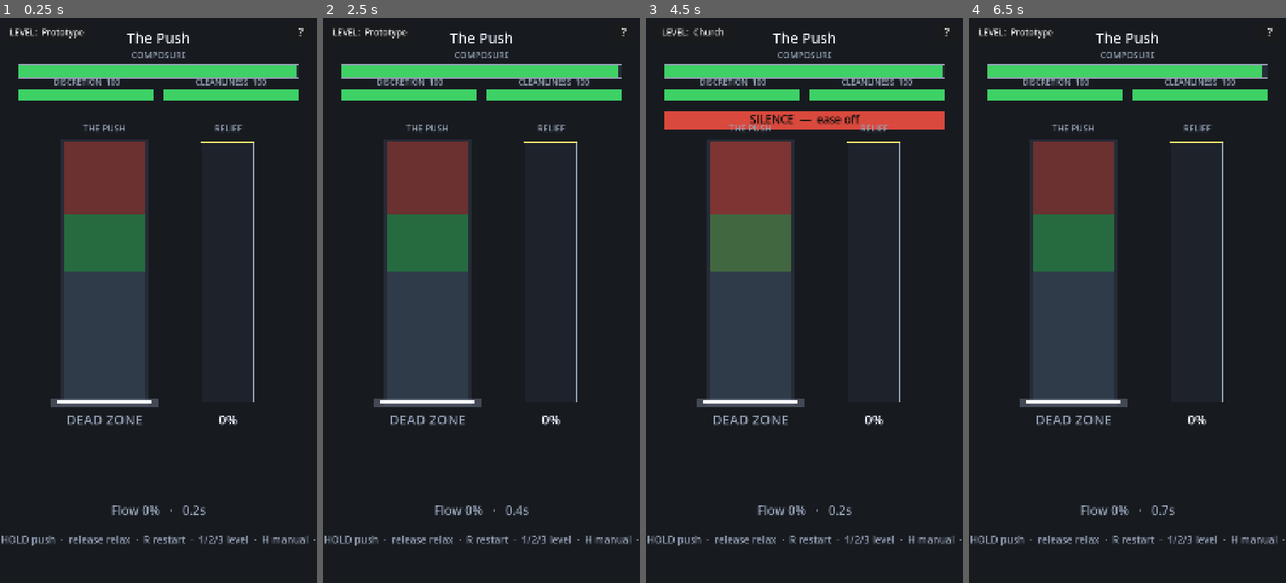
Above: before the commit, frames 1-4 (left to right).
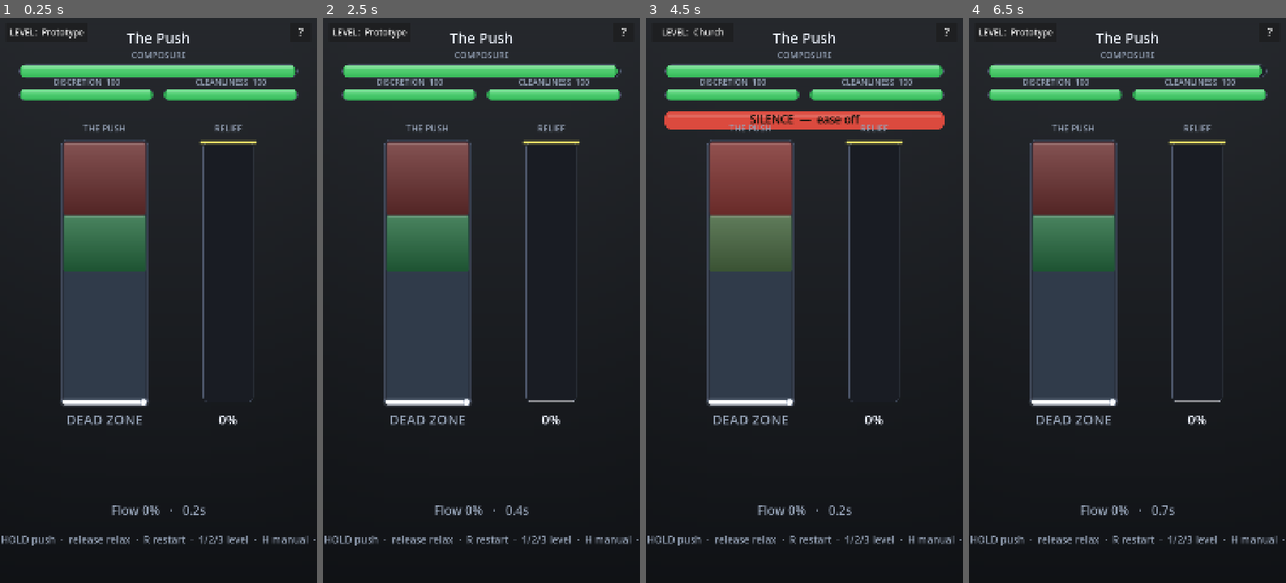
Above: after the commit, the same moments.

Repository: CodeMasterMike/poo-sim
Game: Godot game, scene res://scenes/sit/push_prototype.tscn
Same seed, same stepped clock (60 frames per second), same inputs: the game is played once before the commit and once after it.
Inputs:
- Up to frame 1 (0.25 s): no input
- Up to frame 2 (2.5 s): click "?" at 0.5 s; click "LEVEL: Prototype" at 1.25 s; click "Prototype • now playing" at 2 s
- Up to frame 3 (4.5 s): click "?" at 2.75 s; click "LEVEL: Prototype" at 3.5 s; click "Church" at 4.25 s
- Up to frame 4 (6.5 s): click "LEVEL: Church" at 5 s; click "Prototype" at 5.75 s

The runs differ from the first frame. In frame 1, 4.7% of the frame differs, in the area x 5-95%, y 8-69%; in frame 2, 4.7%; in frame 3, 4.7%; in frame 4, 4.7%.

Commit message:
Paint the HUD as vector art
Replaces the grey-box _draw() rendering with intentional vector art, now
that every colour comes from the locked Palette. Geometry and behaviour
are untouched — this is purely a painting change.

- Backdrop: a vertical wash, a stacked-frame vignette, and a floor line,
  in place of the flat void.
- Meters: one _track() helper drives Composure and both pills — inset,
  rounded, with a lit fill and a gloss sliver. _meter_color() unchanged,
  so the red/amber/green state language is intact.
- Gauge: rounded housing and recessed track, bands that read as raised
  surfaces, a four-pass flow glow, and a chunky white needle with a
  capped tip that stays inside the housing.
- Relief: a glass tube with a gradient column, surface gloss, and a gold
  goal capsule.
- Quiet-status bar and prompt band rounded to match; leaving them flat
  next to everything else looked broken.

Three new primitives carry the look, since _draw() has no rounded shapes,
gradients or blur of its own: _rrect() (a fresh StyleBoxFlat per call —
draw commands can resolve one late), _vgrad() (per-vertex polygon
colours; sharp corners, so it is always inset inside a rounded housing),
and _lit_band().

Verified against the running game via the Godot MCP across the dead,
flow and red zones, near-empty meters, a 0.6% relief tube, the Church
cover bar, and the win overlay.

Co-Authored-By: Claude Opus 5 <noreply@anthropic.com>

Diff:
--- a/scripts/systems/push_prototype.gd
+++ b/scripts/systems/push_prototype.gd
@@ -335,8 +335,7 @@
 	var font := ThemeDB.fallback_font
 	draw_set_transform(_shake, 0.0, Vector2.ONE)
 
-	# Background (oversized so shake never reveals an edge).
-	draw_rect(Rect2(-40, -40, w + 80, h + 80), BG)
+	_draw_backdrop(w, h)
 
 	# The venue name lives in the LEVEL button (top-left); keep the title clean.
 	_text(font, "The Push", 0, int(h * 0.045), w, int(h * 0.026), TEXT)
@@ -377,6 +376,31 @@
 	_draw_overlay(font, w, h)
 
 
+## The room behind the HUD: a vertical wash, a faked vignette, and a floor line.
+## Oversized on every side so the splash/jolt shake can never reveal an edge.
+func _draw_backdrop(w: float, h: float) -> void:
+	var full := Rect2(-40, -40, w + 80, h + 80)
+	_vgrad(full, BG.lightened(0.07), BG.darkened(0.30))
+
+	# Vignette. Draw calls have no blur, so stack thin translucent frames that
+	# fade as they march inward. Keep the per-step alpha low and the steps many,
+	# or the falloff shows its seams.
+	var steps := 16
+	var bw := h * 0.016
+	for i in steps:
+		var inset := float(i) * bw + bw * 0.5
+		var frame := Rect2(full.position.x + inset, full.position.y + inset,
+				full.size.x - inset * 2.0, full.size.y - inset * 2.0)
+		var fade := 1.0 - float(i) / float(steps - 1)
+		draw_rect(frame, Color(0.0, 0.0, 0.0, 0.045 * fade * fade), false, bw)
+
+	# Just enough floor to stop the HUD floating in a void. Two passes, the
+	# bright one held off the screen edges so it reads as a floor, not a seam.
+	var fy := h * 0.80
+	draw_line(Vector2(0.0, fy), Vector2(w, fy), Color(0.16, 0.19, 0.25, 0.30), 2.0)
+	draw_line(Vector2(w * 0.14, fy), Vector2(w * 0.86, fy), Color(0.20, 0.24, 0.31, 0.55), 2.0)
+
+
 func _draw_meters_top(font: Font, w: float, h: float) -> void:
 	var mx := w * 0.06
 	var mw := w * 0.88
@@ -385,9 +409,7 @@
 	_text(font, "COMPOSURE", mx, int(h * 0.072), mw, int(h * 0.016), TEXT_DIM)
 	var cy := h * 0.082
 	var ch := h * 0.024
-	draw_rect(Rect2(mx, cy, mw, ch), PANEL)
-	draw_rect(Rect2(mx, cy, mw * (_state.composure / 100.0), ch), _meter_color(_state.composure))
-	draw_rect(Rect2(mx, cy, mw, ch), TEXT_DIM, false, 2.0)
+	_track(Rect2(mx, cy, mw, ch), _state.composure / 100.0, _meter_color(_state.composure))
 
 	# Discretion + Cleanliness pills, side by side.
 	var py := h * 0.125
@@ -399,9 +421,27 @@
 
 func _pill(font: Font, label: String, value: float, x: float, y: float, pw: float, ph: float, fs: int) -> void:
 	_text(font, "%s  %d" % [label, int(round(value))], x, int(y - h_gap()), pw, fs, TEXT_DIM)
-	draw_rect(Rect2(x, y, pw, ph), PANEL)
-	draw_rect(Rect2(x, y, pw * (value / 100.0), ph), _meter_color(value))
-	draw_rect(Rect2(x, y, pw, ph), TEXT_DIM, false, 2.0)
+	_track(Rect2(x, y, pw, ph), value / 100.0, _meter_color(value))
+
+
+## An inset, rounded meter track with a lit fill and a gloss sliver — the shared
+## look for Composure and the two pills. `col` still comes from _meter_color(),
+## so the red→amber→green state language is untouched.
+func _track(rect: Rect2, frac: float, col: Color) -> void:
+	_rrect(rect, PANEL.darkened(0.22), int(rect.size.y * 0.5), Palette.BORDER, 2)
+	var pad := 2.5
+	var fw := (rect.size.x - pad * 2.0) * clampf(frac, 0.0, 1.0)
+	if fw <= 1.0:
+		return
+	var fill := Rect2(rect.position.x + pad, rect.position.y + pad, fw, rect.size.y - pad * 2.0)
+	var r := int(fill.size.y * 0.5)
+	_rrect(fill, col.darkened(0.18), r)
+	# Inset the gradient: _vgrad has sharp corners, so it has to stay clear of
+	# the rounded fill's edges.
+	var lit := fill.grow_individual(-r * 0.5, -1.5, -r * 0.5, -1.5)
+	_vgrad(lit, col.lightened(0.18), col.darkened(0.10))
+	_rrect(Rect2(fill.position.x + r * 0.5, fill.position.y + 1.5,
+			maxf(0.0, fill.size.x - r), fill.size.y * 0.30), Color(1.0, 1.0, 1.0, 0.20), 3)
 
 
 func h_gap() -> float:
@@ -478,7 +518,8 @@
 	var bh := h * 0.032
 	var bar := col
 	bar.a = 0.92
-	draw_rect(Rect2(w * 0.06, by, w * 0.88, bh), bar)
+	_rrect(Rect2(w * 0.06, by, w * 0.88, bh), bar, int(bh * 0.34))
+	_rrect(Rect2(w * 0.07, by + bh * 0.14, w * 0.86, bh * 0.22), Color(1.0, 1.0, 1.0, 0.16), 3)
 	_text(font, label, 0, int(by + bh * 0.70), w, int(h * 0.020), Color(0.08, 0.07, 0.05))
 
 
@@ -490,33 +531,57 @@
 	var gbot := gy + gh
 	var zone := PushSim.zone_of(_state)
 
-	draw_rect(Rect2(gx - 8, gy - 8, gw + 16, gh + 16), PANEL)
-	# Whole track defaults to dead; bands and red paint over it.
-	_band(gx, gw, gbot, gh, 0.0, 1.0, DEAD)
+	# Housing, then the recessed track. The track's own colour IS the dead zone;
+	# the flow and red bands float on top of it.
+	_rrect(Rect2(gx - 8, gy - 8, gw + 16, gh + 16), PANEL, 16, Palette.BORDER, 2)
+	_rrect(Rect2(gx, gy, gw, gh), DEAD, 10)
 
 	var highest := 0.0
 	for band in _state.flow_bands:
 		highest = maxf(highest, band.y)
 		var inside: bool = _state.needle >= band.x and _state.needle <= band.y
-		_band(gx, gw, gbot, gh, band.x, band.y, FLOW if (zone == PushSim.ZONE_FLOW and inside) else FLOW_DIM)
-	_band(gx, gw, gbot, gh, highest, 1.0, RED if zone == PushSim.ZONE_RED else RED_DIM)
+		_lit_band(gx, gw, gbot, gh, band.x, band.y,
+				FLOW if (zone == PushSim.ZONE_FLOW and inside) else FLOW_DIM)
+	_lit_band(gx, gw, gbot, gh, highest, 1.0, RED if zone == PushSim.ZONE_RED else RED_DIM)
 
 	# In-flow glow — a soft reward for good placement.
 	if zone == PushSim.ZONE_FLOW:
 		var pulse := 0.5 + 0.5 * sin(_t * 6.0)
 		for band in _state.flow_bands:
 			if _state.needle >= band.x and _state.needle <= band.y:
-				var glow := FLOW
-				glow.a = 0.25 + 0.20 * pulse
-				_band(gx - 10, gw + 20, gbot, gh, band.x, band.y, glow)
-
-	# Needle.
+				# Two haloes: draw calls have no blur, so a wide-faint plus a
+				# tight-brighter pass fakes the falloff.
+				var outer := FLOW
+				outer.a = (0.10 + 0.09 * pulse)
+				_band(gx - 6, gw + 12, gbot, gh, band.x - 0.014, band.y + 0.014, outer, 14)
+				var inner := FLOW
+				inner.a = (0.14 + 0.12 * pulse)
+				_band(gx - 3, gw + 6, gbot, gh, band.x - 0.006, band.y + 0.006, inner, 11)
+
+	# Needle — the one pure-white mark on the screen, haloed in its zone colour.
 	var ny := gbot - _state.needle * gh
 	var zcol: Color = [TEXT_DIM, FLOW, RED][zone]
-	var glow_col := zcol
-	glow_col.a = 0.35
-	draw_rect(Rect2(gx - gw * 0.16, ny - 14, gw * 1.32, 28), glow_col)
-	draw_rect(Rect2(gx - gw * 0.08, ny - 6, gw * 1.16, 12), NEEDLE)
+	# Four fading passes rather than two: with hard-edged rects, too few steps
+	# read as stacked lozenges instead of a glow. The whole needle stays inside
+	# the housing — a halo spilling onto the backdrop reads as a smear. The dead
+	# zone's grey halo is pulled right down; it's the state with nothing to say.
+	var halo_peak := 0.12 if zone == PushSim.ZONE_DEAD else 0.26
+	for i in 4:
+		var f := float(i) / 3.0
+		var halo := zcol
+		halo.a = halo_peak * (1.0 - f * 0.70)
+		var hh := 32.0 - f * 15.0
+		var spread := 12.0 - f * 9.0
+		_rrect(Rect2(gx - spread, ny - hh * 0.5, gw + spread * 2.0, hh), halo, int(hh * 0.5))
+
+	var body := Rect2(gx - 4.0, ny - 8.0, gw + 8.0, 16.0)
+	_rrect(body, NEEDLE, 8)
+	# Highlight line along the top of the body, and a capped tip.
+	_rrect(Rect2(body.position.x + 6.0, body.position.y + 2.5, body.size.x - 12.0, 4.0),
+			Color(1.0, 1.0, 1.0, 0.9), 2)
+	var tip := Vector2(gx + gw - 8.0, ny)
+	draw_circle(tip, 11.0, NEEDLE)
+	draw_arc(tip, 11.0, 0.0, TAU, 28, zcol, 2.5, true)
 
 	# Quiet room, currently exposed: everything above the silence cap is audible —
 	# mark that region so the player sees exactly how low they must ride it out.
@@ -524,12 +589,12 @@
 		var y_cap := gbot - _level.silence_push_cap * gh
 		var warn := RED
 		warn.a = 0.14
-		draw_rect(Rect2(gx, gy, gw, y_cap - gy), warn)
+		_rrect(Rect2(gx, gy, gw, y_cap - gy), warn, 10)
 		draw_line(Vector2(gx, y_cap), Vector2(gx + gw, y_cap), RED, 2.0)
 
 	# During a Knock freeze, frost the gauge and flip the demand to RELEASE (UI spec).
 	if Hazards.relief_stalled(_state):
-		draw_rect(Rect2(gx - 8, gy - 8, gw + 16, gh + 16), Color(0.55, 0.78, 0.98, 0.16))
+		_rrect(Rect2(gx - 8, gy - 8, gw + 16, gh + 16), Color(0.55, 0.78, 0.98, 0.16), 16)
 
 	_text(font, "THE PUSH", gx - 8, int(gy - h * 0.018), gw + 16, int(h * 0.016), TEXT_DIM)
 	var zname: String = ["DEAD ZONE", "FLOW", "RED ZONE"][zone]
@@ -547,14 +612,31 @@
 	var rx := w * 0.64
 	var rw := w * 0.16
 
-	draw_rect(Rect2(rx, gy, rw, gh), PANEL.darkened(0.2))
+	# The tube reads as glass: a dark recess, then the column of relief inside it.
+	_rrect(Rect2(rx, gy, rw, gh), PANEL.darkened(0.35), 16, Palette.BORDER, 2)
+
 	var fh := gh * (_state.relief / 100.0)
 	var rcol := FLOW
 	if _milestone_flash > 0.0:
 		rcol = NEEDLE.lerp(FLOW, 1.0 - _milestone_flash / 0.5)
-	draw_rect(Rect2(rx, gbot - fh, rw, fh), rcol)
-	draw_rect(Rect2(rx, gy, rw, gh), TEXT_DIM, false, 2.0)
-	draw_line(Vector2(rx - 6, gy), Vector2(rx + rw + 6, gy), GOAL, 3.0)  # goal line
+	var pad := 5.0
+	var top_y := maxf(gy + pad, gbot - pad - fh)
+	if gbot - pad - top_y > 1.0:
+		var fill := Rect2(rx + pad, top_y, rw - pad * 2.0, gbot - pad - top_y)
+		_rrect(fill, rcol.darkened(0.22), 12)
+		# Gradient inset clear of the rounded corners (see _vgrad), then a gloss
+		# band across the surface of the column.
+		var lit := fill.grow_individual(-6.0, -5.0, -6.0, -5.0)
+		_vgrad(lit, rcol.lightened(0.30), rcol.darkened(0.24))
+		_rrect(Rect2(fill.position.x + 5.0, fill.position.y + 4.0,
+				maxf(0.0, fill.size.x - 10.0), minf(8.0, fill.size.y * 0.10)),
+				Color(1.0, 1.0, 1.0, 0.28), 4)
+
+	# Goal marker — a gold capsule straddling the tube, with a faint halo.
+	var goal_glow := GOAL
+	goal_glow.a = 0.22
+	_rrect(Rect2(rx - 12, gy - 6, rw + 24, 13), goal_glow, 6)
+	_rrect(Rect2(rx - 8, gy - 2.5, rw + 16, 5), GOAL, 3)
 	_text(font, "RELIEF", rx, int(gy - h * 0.018), rw, int(h * 0.016), TEXT_DIM)
 	_text(font, "%d%%" % int(_state.relief), rx, int(gbot + h * 0.04), rw, int(h * 0.024), TEXT)
 
@@ -581,7 +663,8 @@
 		return
 	var by := h * 0.74
 	var bh := h * 0.05
-	draw_rect(Rect2(w * 0.10, by, w * 0.80, bh), col)
+	_rrect(Rect2(w * 0.10, by, w * 0.80, bh), col, int(bh * 0.30))
+	_rrect(Rect2(w * 0.11, by + bh * 0.12, w * 0.78, bh * 0.20), Color(1.0, 1.0, 1.0, 0.18), 4)
 	_text(font, text, 0, int(by + bh * 0.66), w, int(h * 0.026), Color(0.1, 0.08, 0.05))
 
 
@@ -693,10 +776,67 @@
 			return "PUBLICLY HUMILIATED" if not bool(result.never_detected) else "BY A HAIR"
 
 
-func _band(x: float, bw: float, bottom: float, gh: float, n_lo: float, n_hi: float, col: Color) -> void:
+# ----------------------------------------------------------- draw primitives
+#
+# _draw() has no blur, no gradients and no rounded shapes of its own, so the
+# vector look is built from three things: StyleBoxFlat for rounded rects,
+# per-vertex polygon colours for gradients, and stacked translucent passes for
+# anything that wants to glow.
+
+## A rounded rect. Deliberately allocates a FRESH StyleBoxFlat every call —
+## draw commands can resolve a style box after _draw() returns, so reusing and
+## mutating one would repaint every earlier rect with the last colour set.
+func _rrect(rect: Rect2, col: Color, radius: int,
+		border_col: Color = Color(0, 0, 0, 0), border_w: int = 0) -> void:
+	if rect.size.x <= 0.0 or rect.size.y <= 0.0:
+		return
+	var sb := StyleBoxFlat.new()
+	sb.bg_color = col
+	sb.set_corner_radius_all(radius)
+	if border_w > 0:
+		sb.border_color = border_col
+		sb.set_border_width_all(border_w)
+	draw_style_box(sb, rect)
+
+
+## A vertical two-stop gradient, as a quad with per-vertex colours. Its corners
+## are SHARP — inset it inside a rounded housing rather than using it as the
+## outer shape of anything.
+func _vgrad(rect: Rect2, top: Color, bottom: Color) -> void:
+	if rect.size.x <= 0.0 or rect.size.y <= 0.0:
+		return
+	var pts := PackedVector2Array([
+		rect.position,
+		Vector2(rect.end.x, rect.position.y),
+		rect.end,
+		Vector2(rect.position.x, rect.end.y),
+	])
+	draw_polygon(pts, PackedColorArray([top, top, bottom, bottom]))
+
+
+## One horizontal slice of the gauge track, in needle-space (0..1).
+func _band(x: float, bw: float, bottom: float, gh: float, n_lo: float, n_hi: float,
+		col: Color, radius: int = 8) -> void:
 	var y_hi := bottom - n_hi * gh
 	var y_lo := bottom - n_lo * gh
-	draw_rect(Rect2(x, y_hi, bw, y_lo - y_hi), col)
+	_rrect(Rect2(x, y_hi, bw, y_lo - y_hi), col, radius)
+
+
+## A gauge band with a top-lit gradient and a gloss sliver — the flow and red
+## zones, which need to read as raised surfaces against the recessed track.
+func _lit_band(x: float, bw: float, bottom: float, gh: float, n_lo: float, n_hi: float,
+		col: Color) -> void:
+	var y_hi := bottom - n_hi * gh
+	var rect := Rect2(x, y_hi, bw, (bottom - n_lo * gh) - y_hi)
+	if rect.size.y <= 0.0:
+		return
+	_rrect(rect, col, 8)
+	var lit := rect.grow_individual(-5.0, -4.0, -5.0, -4.0)
+	if lit.size.x <= 0.0 or lit.size.y <= 0.0:
+		return
+	_vgrad(lit, col.lightened(0.16), col.darkened(0.22))
+	_rrect(Rect2(lit.position.x, lit.position.y, lit.size.x, minf(6.0, lit.size.y * 0.25)),
+			Color(1.0, 1.0, 1.0, 0.16), 3)
 
 
 func _draw_star(center: Vector2, radius: float, col: Color, filled: bool) -> void:
